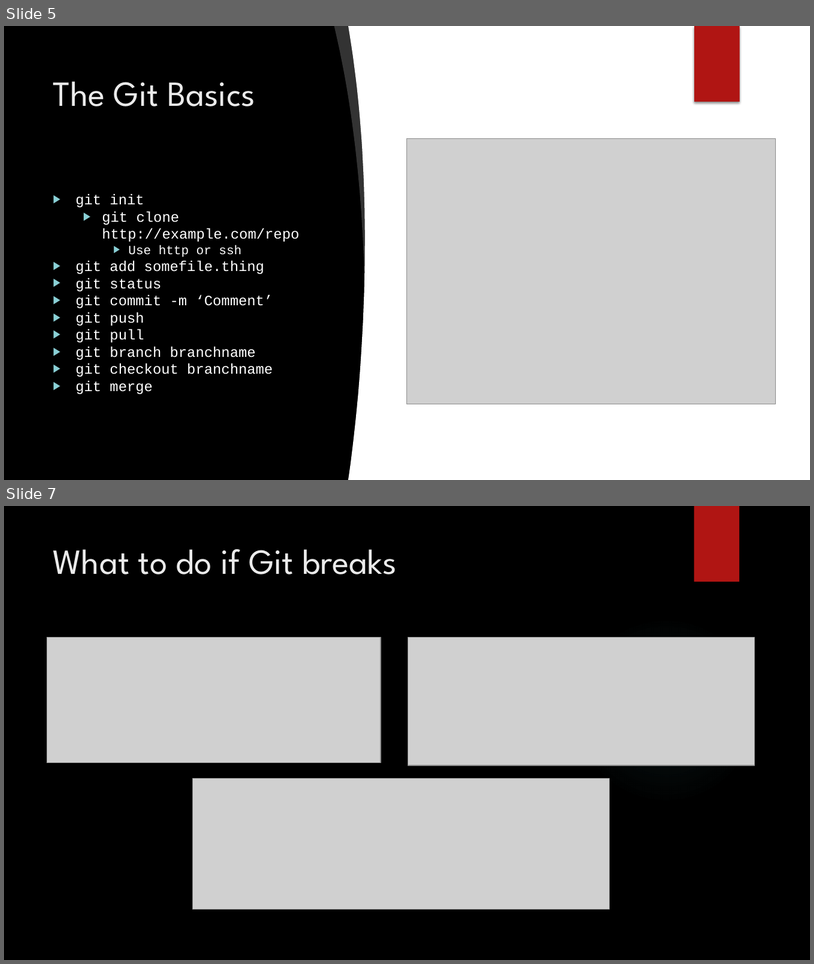
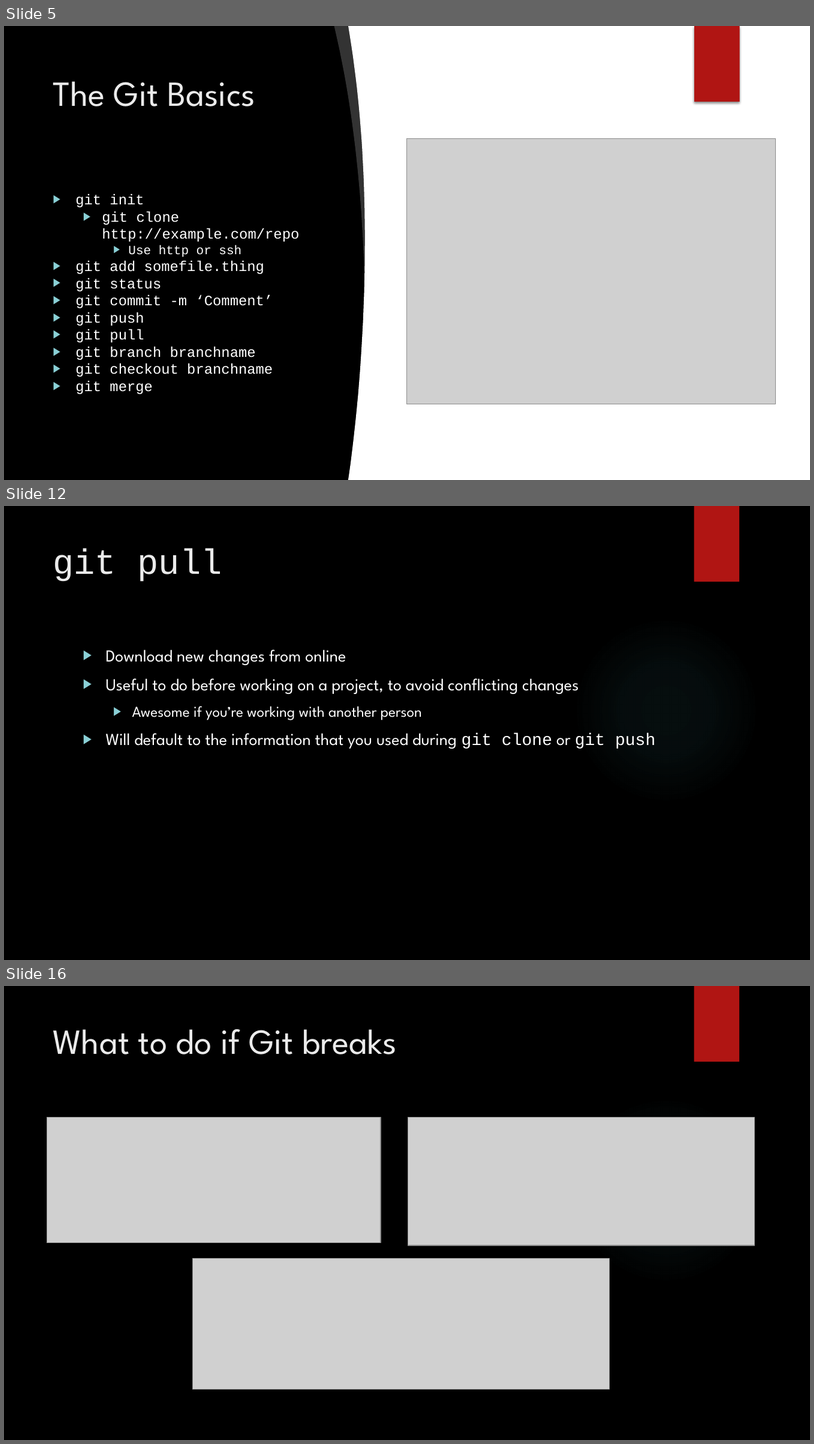
Before and after one commit to dvdmuckle/git101, a slide deck: Git 101.pptx. Shown one above the other, each under a label of ours: slides 5 and 7 before the commit, slides 5, 12 and 16 after it; the slides between them are not shown. The pictures are 814x964 and 814x1444 pixels, drawn with LibreOffice and Linux fonts; fonts in the diff are those of the drawing; grey boxes stand for pictures; background and template pictures are left out. Boxes give left, top, right and bottom in pixels: in the first picture for what was removed or moved away, otherwise in the second. Text is boxed around its words. In the diff, an @@ line names an element or a change of style, - is before the commit and + after.

```diff
--- a/Git 101.pptx
+++ b/Git 101.pptx
@@ slide 12 added at (4,506,810,960), background picture (left out); not listed: 2 template elements that a slide beside it also shows @@
@@ title added at (53,549,222,582), 42 pt, text #EBEBEB @@
+git pull
@@ text added at (106,649,656,748), 20 pt, text #FFFFFF @@
+▶ Download new changes from online
+▶ Useful to do before working on a project, to avoid conflicting changes
+  ▶ Awesome if you’re working with another person
+▶ Will default to the information that you used during git clone or git push
@@ what was slide 7 is now slide 16 @@
```
Also in this commit, not shown: 2 slides changed, 9 other slides added, 1 other file.
